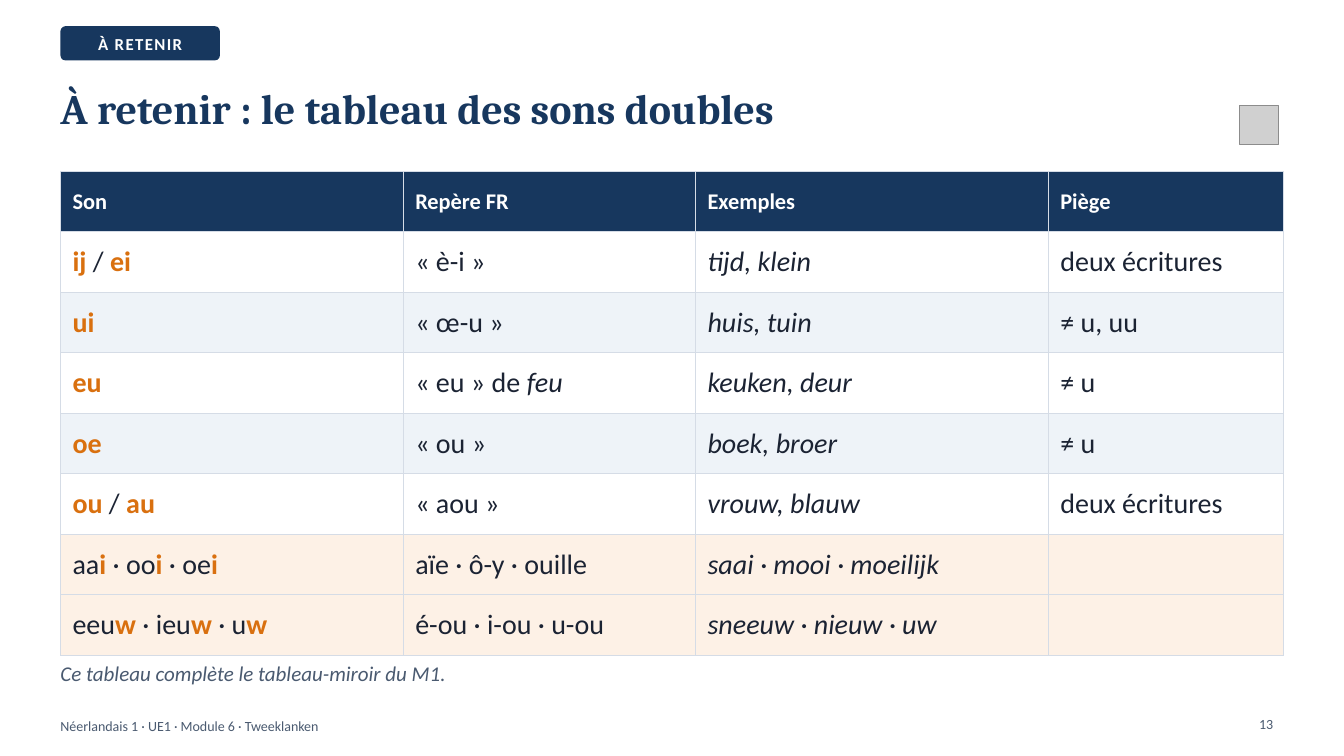
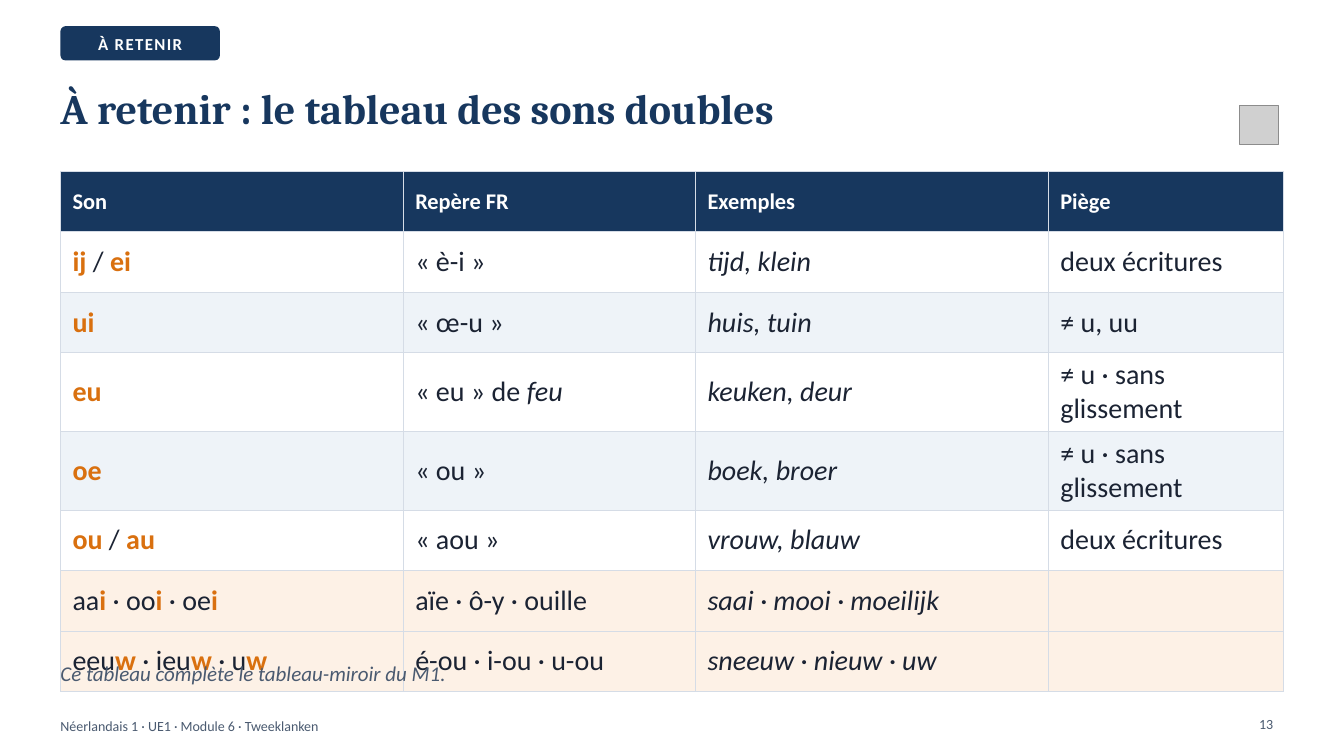
Before and after one commit to ajouniaux/talenleren, a slide deck: slide 13 of neerlandais1/powerpoints/Module_6_Tweeklanken.pptx. Drawn at 1344x756 pixels with LibreOffice and Linux fonts; fonts in the diff are those of the drawing; grey boxes stand for pictures. Boxes give left, top, right and bottom in pixels: in the first picture for what was removed or moved away, otherwise in the second. Text is boxed around its words. In the diff, an @@ line names an element or a change of style, - is before the commit and + after.

```diff
--- a/neerlandais1/powerpoints/Module_6_Tweeklanken.pptx
+++ b/neerlandais1/powerpoints/Module_6_Tweeklanken.pptx
@@ table at box(60, 171, 1284, 681) @@
-row 4, column 4: ≠ u
+row 4, column 4: ≠ u · sans glissement
-row 5, column 4: ≠ u
+row 5, column 4: ≠ u · sans glissement
```
Also in this commit, not shown: 2 other slides changed, 18 other files.
